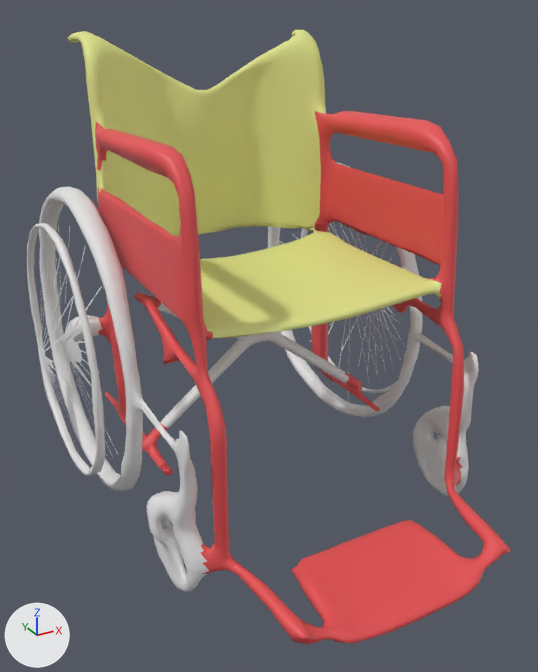
One commit to the FBX model Assets/Art/Models/AbandonedChair.fbx: the scene before it, then after it.
Camera for both pictures: a 50 mm lens placed at (-0.733, -1.356, 1.059), pointed at (-0.012, -0.045, 0.403). The axes (+X, +Y, +Z) are drawn at lower left. The lights are the same throughout. Where no turn or scale is listed for an object, it has been applied to the vertices.

The first picture shows 'Retopo_chair_bady.001'.
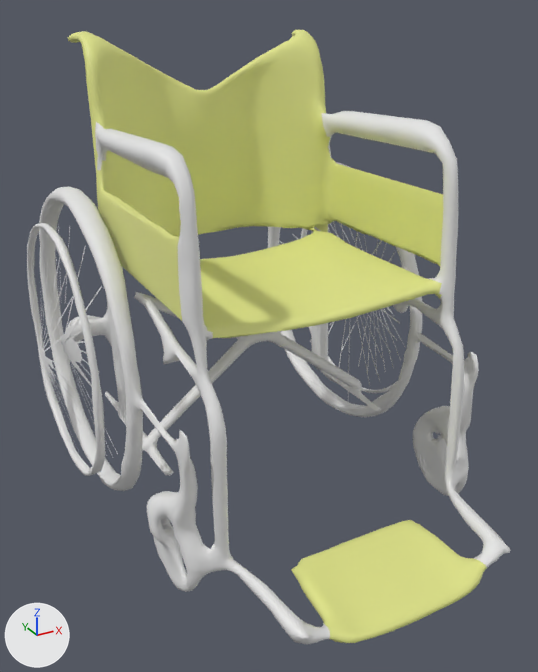
Boxes (x1, y1, x2, y2) around the edits, measured in the pictures (538 x 672 px):
```json
{"part": 1, "of": "me_mesh_003", "change": "recoloured", "before": [291, 520, 487, 643], "after": [291, 520, 487, 643], "on screen": "red to yellow"}
{"part": 2, "of": "me_mesh_003", "change": "recoloured", "before": [98, 188, 182, 321], "after": [98, 188, 182, 321], "on screen": "red to yellow"}
{"part": 3, "of": "me_mesh_003", "change": "recoloured", "before": [314, 111, 443, 266], "after": [314, 111, 443, 266], "on screen": "red to yellow"}
{"part": 4, "of": "me_mesh_003", "change": "recoloured", "before": [95, 122, 330, 644], "after": [95, 122, 330, 644], "on screen": "red to white"}
{"part": 5, "of": "me_mesh_003", "change": "recoloured", "before": [311, 111, 510, 567], "after": [311, 111, 510, 567], "on screen": "red to white"}
```

Scene script edits in JSON lines:
```json
{"block": "me_mesh_003", "where": "me_mesh_003.from_pydata(...)  # 14472 vertices, 13788 faces; spans x -0.448..0.457, y -0.588..0.588, z 0.009..1.015"}
{"block": "me_mesh_003", "where": "# used by ob_retopo_chair_bady_001; location = (0.0, 0.0, 0.0)"}
{"block": "me_mesh_003", "change": "me_mesh_003 part 1: 688 of the faces centred in x -0.175..0.177, y -0.586..-0.371, z 0.047..0.086 switch from mat_material_001 (red #e75154) to mat_material_002 (yellow #e3e78c)"}
{"block": "me_mesh_003", "change": "me_mesh_003 part 2: 619 of the faces centred in x -0.297..-0.251, y -0.248..0.229, z 0.541..0.713 switch from mat_material_001 (red #e75154) to mat_material_002 (yellow #e3e78c)"}
{"block": "me_mesh_003", "change": "me_mesh_003 part 3: 526 of the faces centred in x 0.252..0.295, y -0.243..0.205, z 0.506..0.825 switch from mat_material_001 (red #e75154) to mat_material_002 (yellow #e3e78c)"}
{"block": "me_mesh_003", "change": "me_mesh_003 part 4: 1643 of the faces centred in x -0.31..-0.173, y -0.568..0.36, z 0.066..0.851 switch from mat_material_001 (red #e75154) to mat_material_003 (white #e7e7e7)"}
{"block": "me_mesh_003", "change": "me_mesh_003 part 5: 1511 of the faces centred in x 0.157..0.31, y -0.56..0.255, z 0.067..0.851 switch from mat_material_001 (red #e75154) to mat_material_003 (white #e7e7e7)"}
```
